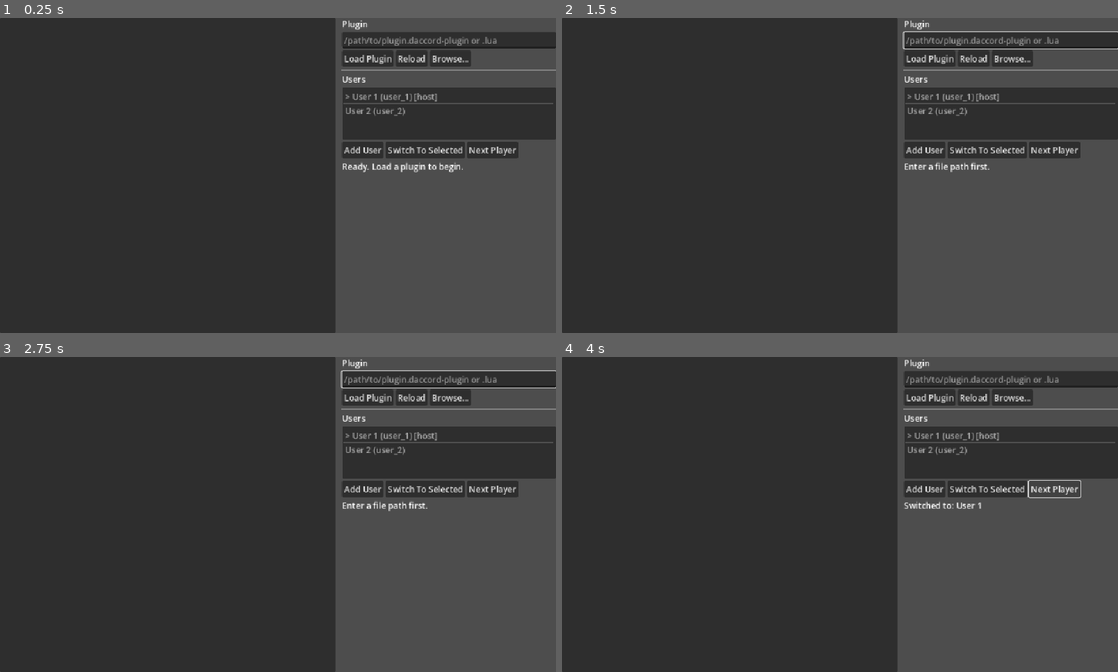
Above: before the commit, frames 1-4 (two rows, left to right).
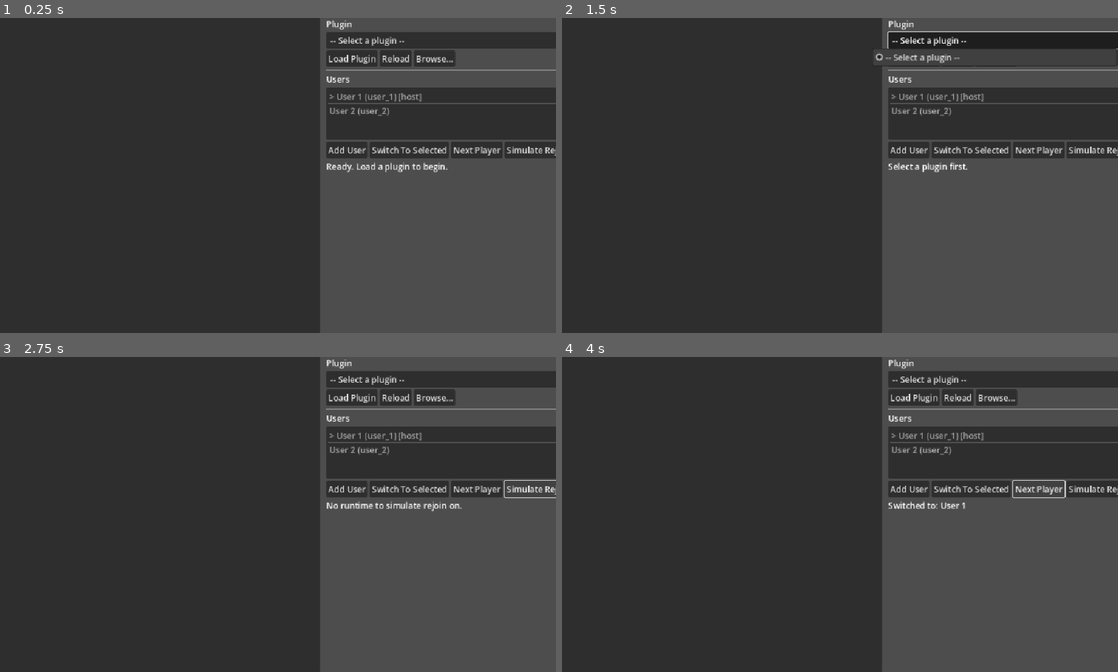
Above: after the commit, the same moments.

Repository: DaccordProject/daccord-editor
Game: Godot game, scene res://scenes/editor.tscn
Same seed, same stepped clock (60 frames per second), same inputs: the game is played once before the commit and once after it.
Inputs (mouse positions are in pixels of both pictures, inside the frame that each line leads up to):
- Up to frame 1 (0.25 s): no input
- Up to frame 2 (1.5 s): click "Load Plugin" at 0.5 s; click (1012, 40) at 1.25 s, where only the run after the commit has a clickable "-- Select a plugin --"
- Up to frame 3 (2.75 s): click (539, 489) at 2 s, where only the run after the commit has a clickable "Simulate Rejoin"
- Up to frame 4 (4 s): click "Next Player" at 2.75 s; click "Next Player" at 3.5 s

The runs differ from the first frame. In frame 1, 5.0% of the frame differs, in the area x 57-100%, y 0-100%; in frame 2, 4.9%; in frame 3, 5.0%; in frame 4, 4.9%.

Commit message:
Add rejoin simulation, plugin dropdown, and runtime fixes
- Editor: replace path text field with plugin dropdown that scans games/ dir
- Editor: add "Simulate Rejoin" button with state_request/state_sync flow
- Battleships: add state_request/state_sync events for mid-game rejoin
- Battleships: serialize boards as compact strings instead of arrays
- Runtime: convert participant dicts to Lua tables, add _gd_print bridge fn

Co-Authored-By: Claude Opus 4.6 (1M context) <noreply@anthropic.com>

Diff:
--- a/scenes/editor.tscn
+++ b/scenes/editor.tscn
@@ -42,10 +42,9 @@
 layout_mode = 2
 text = "Plugin"
 
-[node name="PathField" type="LineEdit" parent="HSplit/RightPanel/LoadSection"]
+[node name="PluginDropdown" type="OptionButton" parent="HSplit/RightPanel/LoadSection"]
 unique_name_in_owner = true
 layout_mode = 2
-placeholder_text = "/path/to/plugin.daccord-plugin or .lua"
 
 [node name="ButtonRow" type="HBoxContainer" parent="HSplit/RightPanel/LoadSection"]
 layout_mode = 2
@@ -98,6 +97,11 @@
 layout_mode = 2
 text = "Next Player"
 
+[node name="SimulateRejoinBtn" type="Button" parent="HSplit/RightPanel/UserSection/UserBtnRow"]
+unique_name_in_owner = true
+layout_mode = 2
+text = "Simulate Rejoin"
+
 [node name="StatusLabel" type="Label" parent="HSplit/RightPanel"]
 unique_name_in_owner = true
 layout_mode = 2
--- a/scenes/plugins/scripted_runtime.gd
+++ b/scenes/plugins/scripted_runtime.gd
@@ -146,7 +146,7 @@
 func on_plugin_event(event_type: String, data: Dictionary) -> void:
 	if not _running:
 		return
-	_lua_call_safe(_fn_on_event, [event_type, _dict_to_lua(data)])
+	var result = _lua_call_safe(_fn_on_event, [event_type, _dict_to_lua(data)])
 
 
 ## Returns the SubViewport's texture for display.
@@ -310,12 +310,16 @@
 	# State / networking
 	api["send_action"] = func(data: Dictionary): _bridge_send_action(data)
 	api["get_state"] = func() -> Dictionary: return _manifest
-	api["get_participants"] = func() -> Array: return participants.duplicate()
+	api["get_participants"] = func() -> Array:
+		var result: Array = []
+		for p in participants:
+			result.append(_dict_to_lua(p))
+		return result
 	api["get_participant_count"] = func() -> int: return participants.size()
-	api["get_participant"] = func(index: int) -> Dictionary:
+	api["get_participant"] = func(index: int):
 		if index >= 0 and index < participants.size():
-			return participants[index]
-		return {}
+			return _dict_to_lua(participants[index])
+		return _dict_to_lua({})
 	api["get_role"] = func() -> String: return local_role
 	api["get_user_id"] = func() -> String: return local_user_id
 
@@ -349,12 +353,14 @@
 	api["_array_append"] = func(a: Array, value) -> Array:
 		a.append(value)
 		return a
-
-	_lua.globals["api"] = api
+	api["_gd_print"] = func(msg: String):
+		print("[%s] %s" % [_plugin_id, msg])
 
 	# Module sources for require()
 	api["_has_module"] = func(name: String) -> bool: return _modules.has(name)
 	api["_get_module"] = func(name: String) -> String: return _modules.get(name, "")
+
+	_lua.globals["api"] = api
 
 	# Override Lua's built-in print(), provide Dictionary/Array constructors,
 	# and implement a sandboxed require() that loads modules from the plugin's src/ dir.
@@ -411,8 +417,6 @@
 			return result
 		end
 	""", "print_override")
-	api["_gd_print"] = func(msg: String):
-		print("[%s] %s" % [_plugin_id, msg])
 
 	# Helper for _array_to_lua: packs varargs into a 1-indexed Lua table
 	_lua.do_string("function _gd_build_array(...) return {...} end", "_gd_build_array")
--- a/scripts/editor.gd
+++ b/scripts/editor.gd
@@ -20,15 +20,20 @@
 ]
 var _active_user_index: int = 0
 
+# Rejoin simulation state
+var _pending_rejoin: bool = false
+var _rejoin_state_sync: Dictionary = {}
+
 # UI references
 @onready var _canvas_rect: TextureRect = %CanvasRect
-@onready var _path_field: LineEdit = %PathField
+@onready var _plugin_dropdown: OptionButton = %PluginDropdown
 @onready var _load_btn: Button = %LoadBtn
 @onready var _reload_btn: Button = %ReloadBtn
 @onready var _user_list: ItemList = %UserList
 @onready var _add_user_btn: Button = %AddUserBtn
 @onready var _switch_user_btn: Button = %SwitchUserBtn
 @onready var _next_user_btn: Button = %NextUserBtn
+@onready var _simulate_rejoin_btn: Button = %SimulateRejoinBtn
 @onready var _status_label: Label = %StatusLabel
 @onready var _browse_btn: Button = %BrowseBtn
 @onready var _file_dialog: FileDialog = %FileDialog
@@ -40,10 +45,12 @@
 	_add_user_btn.pressed.connect(_on_add_user_pressed)
 	_switch_user_btn.pressed.connect(_on_switch_user_pressed)
 	_next_user_btn.pressed.connect(_on_next_user_pressed)
+	_simulate_rejoin_btn.pressed.connect(_on_simulate_rejoin_pressed)
 	_canvas_rect.gui_input.connect(_on_canvas_input)
 	_browse_btn.pressed.connect(_on_browse_pressed)
 	_file_dialog.file_selected.connect(_on_file_selected)
 
+	_populate_plugin_dropdown()
 	_refresh_user_list()
 	_set_status("Ready. Load a plugin to begin.")
 
@@ -52,7 +59,7 @@
 	for i in range(args.size()):
 		if args[i] == "--plugin" and i + 1 < args.size():
 			var path: String = args[i + 1]
-			_path_field.text = path
+			_select_dropdown_path(path)
 			_load_plugin(path)
 			break
 
@@ -61,19 +68,64 @@
 # Plugin loading
 # ---------------------------------------------------------------------------
 
+func _populate_plugin_dropdown() -> void:
+	_plugin_dropdown.clear()
+	_plugin_dropdown.add_item("-- Select a plugin --")
+	_plugin_dropdown.set_item_metadata(0, "")
+	var scan_dir := "res://games"
+	if not DirAccess.dir_exists_absolute(scan_dir):
+		scan_dir = OS.get_executable_path().get_base_dir().path_join("games")
+	_scan_for_plugins(scan_dir)
+
+
+func _scan_for_plugins(dir_path: String) -> void:
+	var dir := DirAccess.open(dir_path)
+	if dir == null:
+		return
+	dir.list_dir_begin()
+	var name := dir.get_next()
+	while name != "":
+		var full := dir_path.path_join(name)
+		if dir.current_is_dir():
+			_scan_for_plugins(full)
+		elif name.ends_with(".daccord-plugin"):
+			var label := name.get_basename()
+			var idx := _plugin_dropdown.item_count
+			_plugin_dropdown.add_item(label)
+			_plugin_dropdown.set_item_metadata(idx, full)
+		name = dir.get_next()
+	dir.list_dir_end()
+
+
+func _select_dropdown_path(path: String) -> void:
+	for i in range(_plugin_dropdown.item_count):
+		if _plugin_dropdown.get_item_metadata(i) == path:
+			_plugin_dropdown.select(i)
+			return
+
+
 func _on_browse_pressed() -> void:
 	_file_dialog.popup_centered()
 
 
 func _on_file_selected(path: String) -> void:
-	_path_field.text = path
+	# Add browsed file to dropdown and select it
+	var label := path.get_file().get_basename()
+	var idx := _plugin_dropdown.item_count
+	_plugin_dropdown.add_item(label)
+	_plugin_dropdown.set_item_metadata(idx, path)
+	_plugin_dropdown.select(idx)
 	_load_plugin(path)
 
 
 func _on_load_pressed() -> void:
-	var path: String = _path_field.text.strip_edges()
+	var idx := _plugin_dropdown.selected
+	if idx < 0:
+		_set_status("Select a plugin first.")
+		return
+	var path: String = _plugin_dropdown.get_item_metadata(idx)
 	if path.is_empty():
-		_set_status("Enter a file path first.")
+		_set_status("Select a plugin first.")
 		return
 	_load_plugin(path)
 
@@ -280,6 +332,15 @@
 
 
 func _on_action_sent(data: Dictionary) -> void:
+	# During rejoin simulation, intercept the host's state_sync response
+	# instead of looping it back.
+	if _pending_rejoin:
+		var action: String = str(data.get("action", ""))
+		if action == "state_sync":
+			_rejoin_state_sync = data.duplicate(true)
+			_pending_rejoin = false
+			_do_simulated_rejoin()
+			return
 
 	# Loopback: deliver the action back to the plugin as a server event
 	if _runtime != null:
@@ -321,6 +382,73 @@
 	if not _canvas_rect.has_focus():
 		_canvas_rect.grab_focus()
 	_runtime.forward_input(event)
+
+
+# ---------------------------------------------------------------------------
+# Rejoin simulation
+# ---------------------------------------------------------------------------
+
+func _on_simulate_rejoin_pressed() -> void:
+	if _runtime == null:
+		_set_status("No runtime to simulate rejoin on.")
+		return
+	if _lua_source.is_empty():
+		_set_status("No plugin loaded.")
+		return
+
+	_pending_rejoin = true
+	_rejoin_state_sync = {}
+
+	# Ask the host runtime to serialize its current game state.
+	# The host's handle_state_request produces a state_sync action,
+	# which _on_action_sent intercepts (see _pending_rejoin check).
+	# Temporarily assume the host identity so Lua is_host() passes.
+	var user: Dictionary = _users[_active_user_index]
+	var prev_user_id: String = _runtime.local_user_id
+	_runtime.local_user_id = _users[0]["user_id"]
+	_runtime.on_plugin_event("action", {
+		"action": "state_request",
+		"user_id": user["user_id"],
+	})
+	_runtime.local_user_id = prev_user_id
+
+	# If the host didn't respond (game still in lobby, or not host),
+	# do a plain rejoin with no state sync.
+	if _pending_rejoin:
+		_pending_rejoin = false
+		_do_simulated_rejoin()
+
+
+func _do_simulated_rejoin() -> void:
+	# Tear down existing runtime
+	if _runtime != null:
+		_runtime.stop()
+		_runtime.queue_free()
+		_runtime = null
+		_canvas_rect.texture = null
+
+	# Switch to the other player (simulate a non-host rejoining)
+	if _users.size() > 1:
+		_active_user_index = (_active_user_index + 1) % _users.size()
+
+	# Start a fresh runtime — Lua _ready() runs, phase = lobby
+	_start_runtime()
+
+	if not _rejoin_state_sync.is_empty():
+		# Wait one frame so _ready() has completed
+		await get_tree().process_frame
+		# Temporarily assume a non-host identity so Lua's
+		# handle_state_sync doesn't skip the incoming snapshot.
+		var prev_uid: String = _runtime.local_user_id
+		if _active_user_index == 0 and _users.size() > 1:
+			_runtime.local_user_id = _users[1]["user_id"]
+		_runtime.on_plugin_event("action", _rejoin_state_sync)
+		_runtime.local_user_id = prev_uid
+		_set_status("Rejoin simulated — state_sync delivered to %s" % _users[_active_user_index]["display_name"])
+	else:
+		_set_status("Rejoin simulated — no state_sync (host had no state to share)")
+
+	_refresh_user_list()
 
 
 # ---------------------------------------------------------------------------
Not shown, changed: games/battleships/src/events.lua
Not shown, changed: games/battleships/src/input.lua
Not shown, changed: games/battleships/src/state.lua
